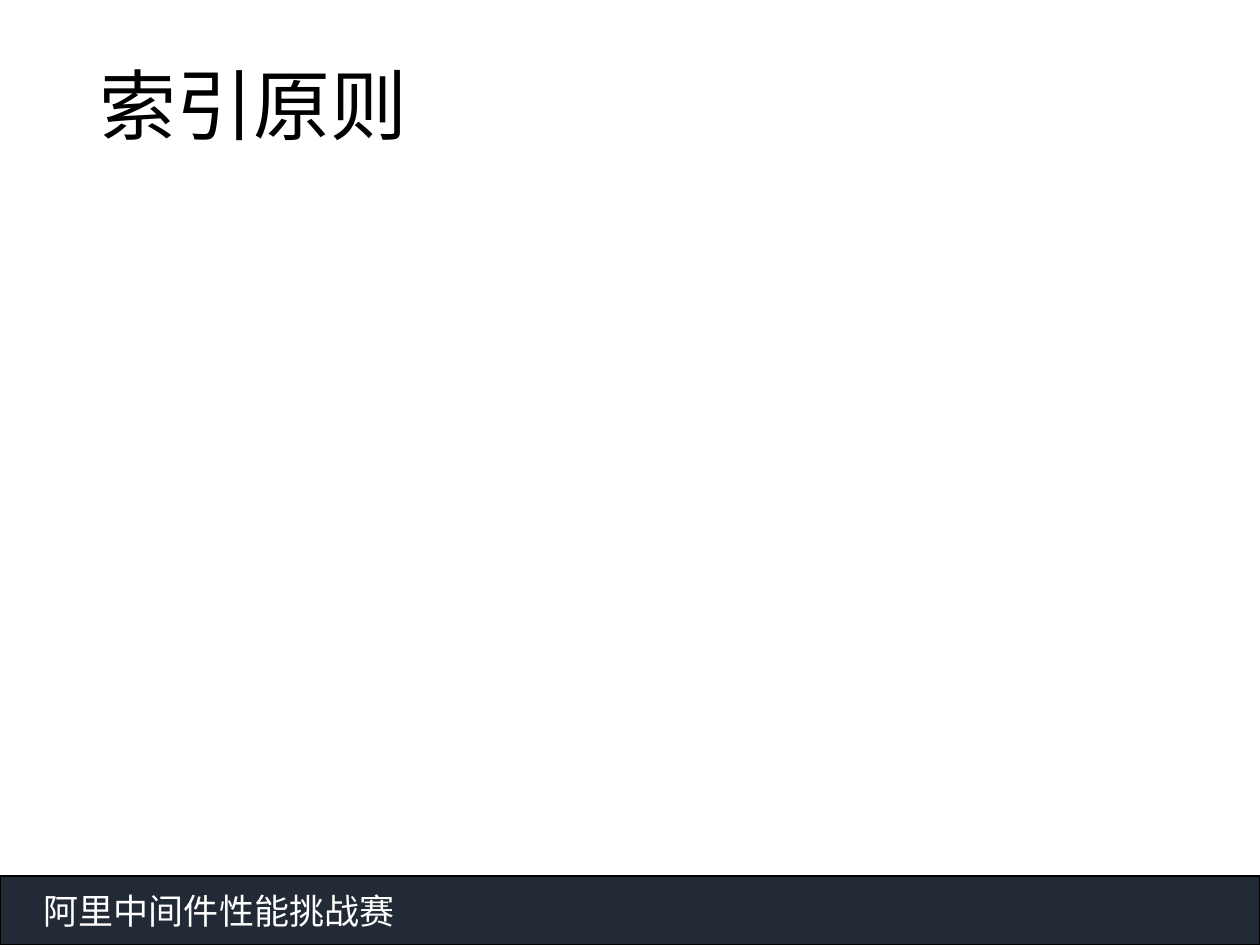
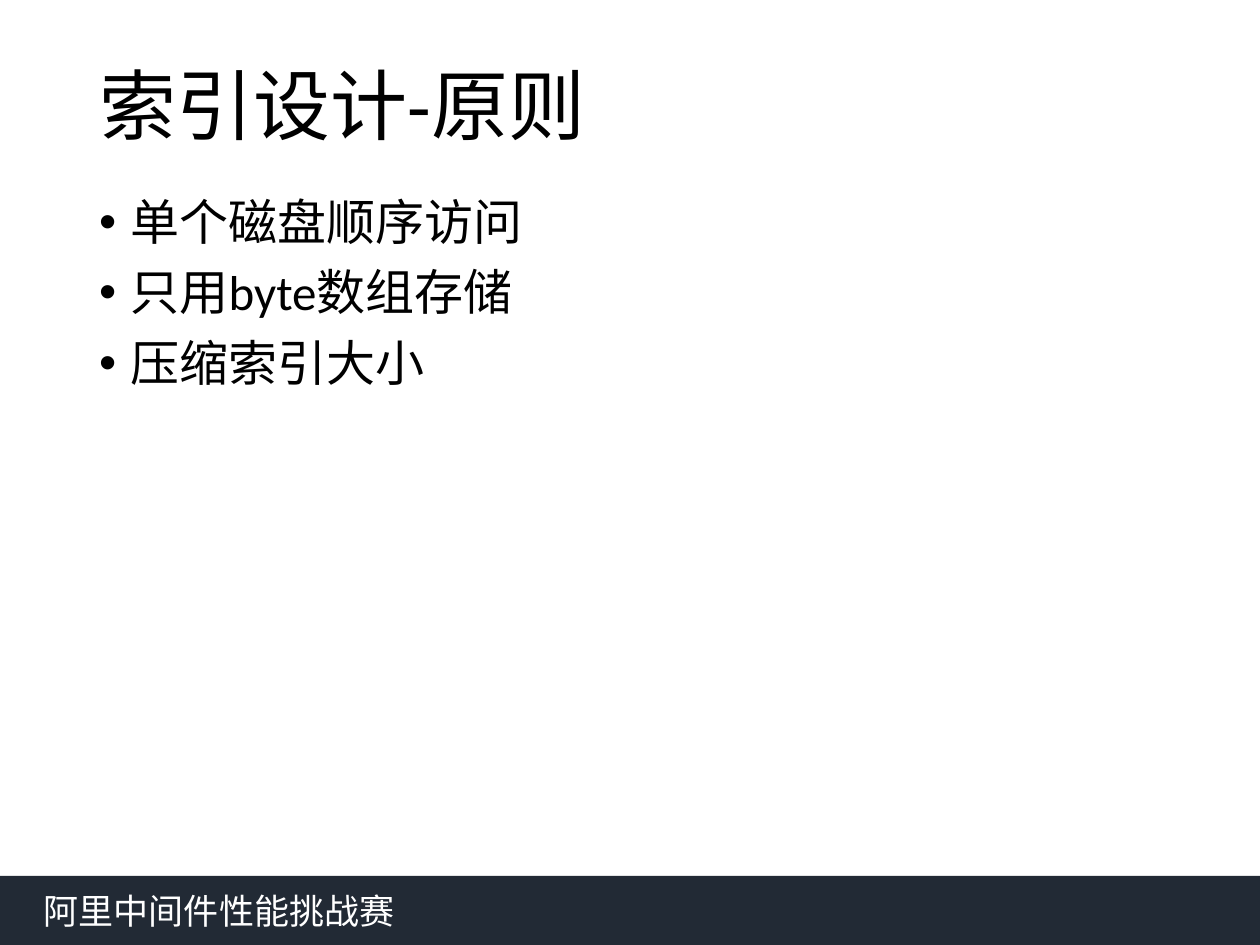
Before and after one commit to qwordy/AlibabaMiddlewareRace2, a slide deck: slide 7 of doc/中间件答辩yfy.pptx. Drawn at 1260x945 pixels with LibreOffice and Linux fonts; fonts in the diff are those of the drawing. Boxes give left, top, right and bottom in pixels: in the first picture for what was removed or moved away, otherwise in the second. Text is boxed around its words. In the diff, an @@ line names an element or a change of style, - is before the commit and + after.

```diff
--- a/doc/中间件答辩yfy.pptx
+++ b/doc/中间件答辩yfy.pptx
@@ title at <box>99,69,585,141</box>: text changed @@
-索引原则
+索引设计-原则
@@ text added at <box>131,198,522,385</box>, 28 pt, text #000000 @@
+• 单个磁盘顺序访问
+• 只用byte数组存储
+• 压缩索引大小
@@ rectangle "阿里中间件性能挑战赛" at <box>0,876,1260,945</box>: outline #000000 1 pt to none @@
```
Also in this commit, not shown: 5 other slides changed, 1 slide added, 1 slide removed.
